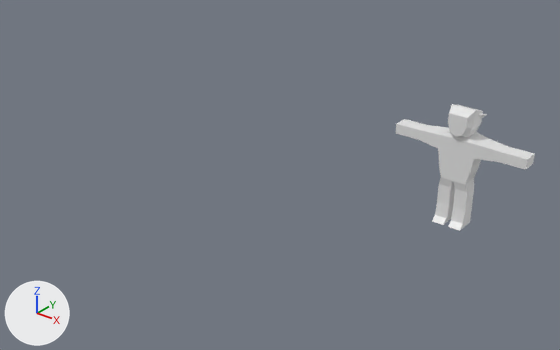
Two versions of the FBX model Blender-mobs/Export/RPGGame_Characters.fbx, one commit apart.
Rendered twice from a 50 mm camera at (3.68, -8.1, 4.82) aimed at (-2.15, -0.81, 0.3). The lights are fixed; the arrows at lower left show +X, +Y and +Z. Where no turn or scale is listed for an object, it has been applied to the vertices.
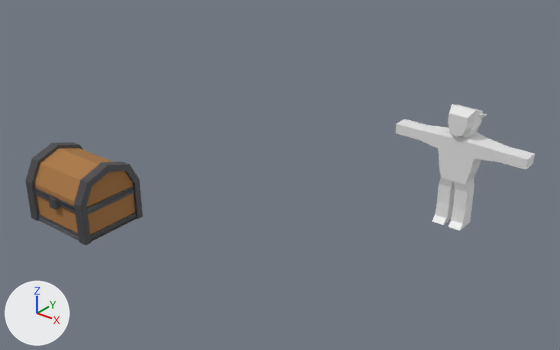
Diff of the bpy script that builds the scene:
```diff
--- a/Blender-mobs/Export/RPGGame_Characters.fbx.py
+++ b/Blender-mobs/Export/RPGGame_Characters.fbx.py
@@ mat_steel @@
+mat_steel = principled_material('steel')
+mat_steel.base_color = (0.0578, 0.0578, 0.0648)  # dark grey #444448
@@ mat_wood @@
+mat_wood = principled_material('wood')
+mat_wood.base_color = (0.402, 0.184, 0.0513)  # brown #aa7740
+mat_wood.roughness = 0.8
@@ mat_red @@
+mat_red = principled_material('red')
+mat_red.base_color = (0.507, 0.0247, 0.0107)  # red #bd2c1b
+mat_red.roughness = 0.8
@@ me_cube_015 @@
+me_cube_015.from_pydata(...)  # 139 vertices, 90 faces; spans x -0.65..0.65, y -0.55..0.575, z 0.0..0.55
+# faces by material slot: [5, 76, 9]
+me_cube_015.materials.append(mat_wood)  # brown #aa7740
+me_cube_015.materials.append(mat_steel)  # dark grey #444448
+me_cube_015.materials.append(mat_red)  # red #bd2c1b
@@ me_cube_012 @@
+me_cube_012.from_pydata(...)  # 144 vertices, 96 faces; spans x -0.65..0.65, y -1.1..0.025, z -0.1..0.578
+# faces by material slot: [10, 74, 12]
+me_cube_012.materials.append(mat_wood)  # brown #aa7740
+me_cube_012.materials.append(mat_steel)  # dark grey #444448
+me_cube_012.materials.append(mat_red)  # red #bd2c1b
@@ ob_chest_003 @@
+ob_chest_003 = bpy.data.objects.new('chest.003', me_cube_015)
+ob_chest_003.location = (-5.184, -1.77, -0.977)
@@ ob_chest_top @@
+ob_chest_top = bpy.data.objects.new('chest_top', me_cube_012)
+ob_chest_top.location = (-5.184, -1.245, -0.477)
```

Changed parts and their boxes [x1, y1, x2, y2] in the pictures (560 x 350 px):
'chest_top', added
    after: [26, 142, 140, 215]
    faces in mat_wood (brown #aa7740): [35, 148, 133, 207]
    faces in mat_steel (dark grey #444448): [26, 142, 140, 215]
'chest.003', added
    after: [27, 188, 143, 245]
    faces in mat_steel (dark grey #444448): [27, 188, 143, 245]
    faces in mat_wood (brown #aa7740): [36, 193, 135, 235]
